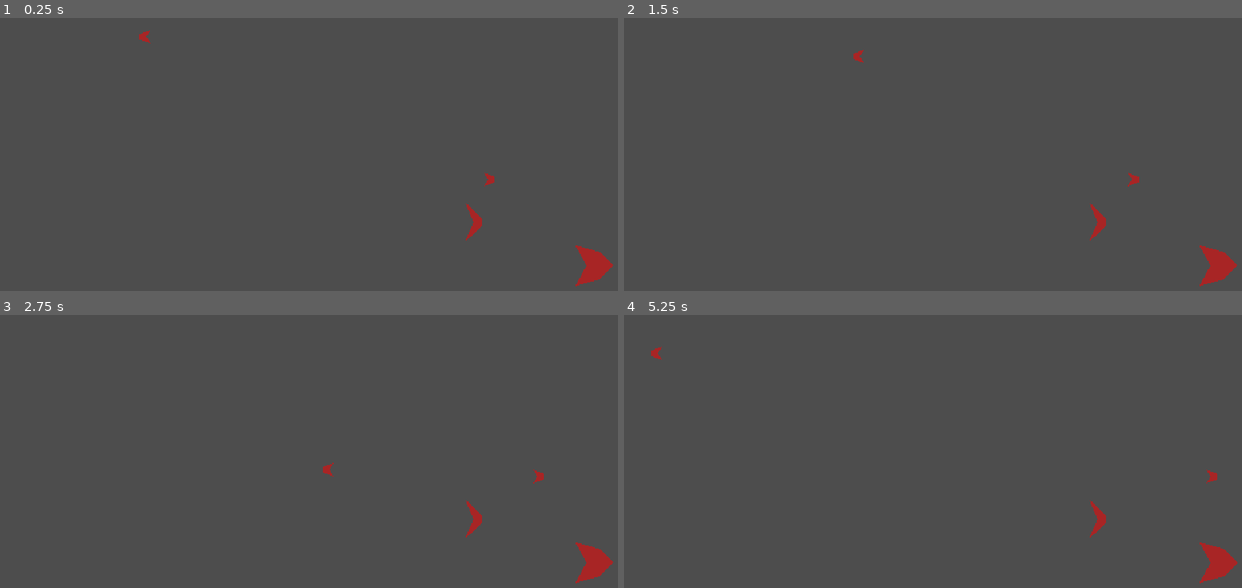
Above: before the commit, frames 1-4 (two rows, left to right).
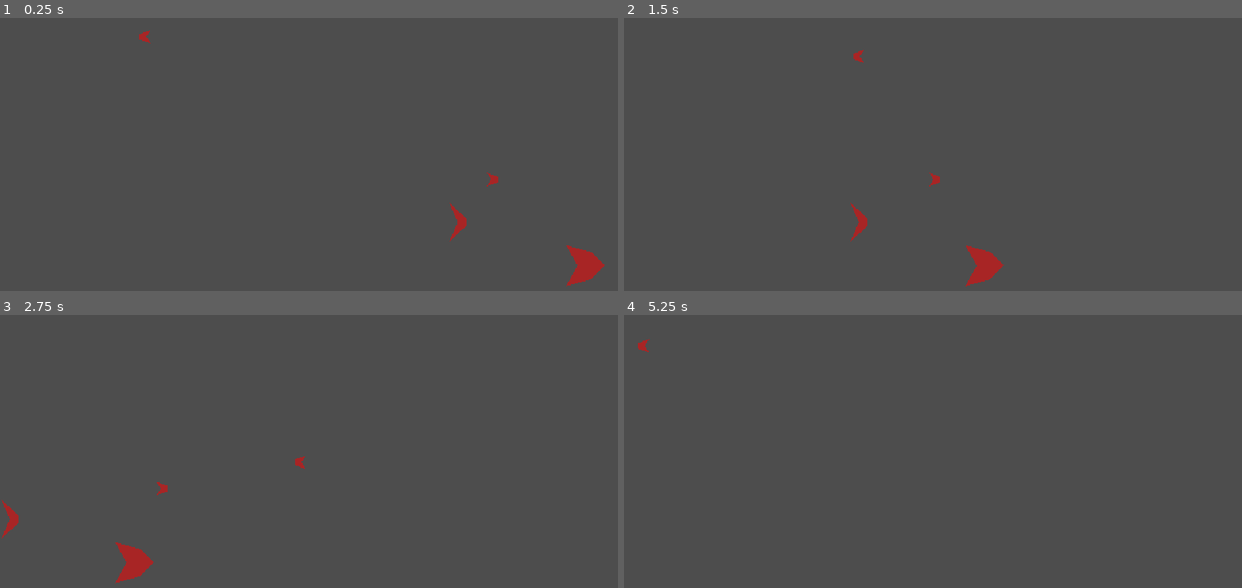
Above: after the commit, the same moments.

Repository: xorblo-doitus/Space-Shooter
Game: Godot game, scene res://src/playable_scenes/world.tscn
Two runs of this game, one before a commit and one after it. Both use one fixed random seed, a clock stepped at 60 frames per second and the inputs below.
Inputs:
- Up to frame 1 (0.25 s): no input
- Up to frame 2 (1.5 s): tap Enter (ui_accept) at 0.5, 0.77 s; hold Right (ui_right) 0.53-1.28 s; hold Down (ui_down) from 1.28 s (still down)
- Up to frame 3 (2.75 s): tap Enter (ui_accept) at 1.52 s; release Down (ui_down) at 2.03 s; hold Right (ui_right) from 2.03 s (still down)
- Up to frame 4 (5.25 s): release Right (ui_right) at 2.78 s; hold Up (ui_up) 2.78-3.53 s; tap Enter (ui_accept) at 3.02, 3.77, 4.52 s; hold Left (ui_left) 3.53-5.03 s; hold Down (ui_down) from 5.03 s (still down)

The runs differ from the first frame. In frame 1, 0.7% of the frame differs, in the area x 72-100%, y 56-99%; in frame 2, 1.3%; in frame 3, 1.4%, in the area x 0-100%, y 51-99%; in frame 4, 0.8%.
Error in both runs: Assertion failed: No damage source created (res://src/bullets/bullet.gd:25)

Commit message:
Added enemy auto despawn

Diff:
--- a/Z_helpers/testing_health_bar.gd
+++ b/Z_helpers/testing_health_bar.gd
@@ -18,7 +18,7 @@
 @onready var gradient = $Gradient
 
 func  _ready():
-	super._ready()
+	super()
 	update_gradient()
 
 
--- a/src/vessels/big_vessel.tscn
+++ b/src/vessels/big_vessel.tscn
@@ -4,4 +4,5 @@
 [ext_resource type="PackedScene" uid="uid://doen40yh523uc" path="res://src/weapons/big_gun.tscn" id="2_wxlvx"]
 
 [node name="BigVessel" instance=ExtResource("1_hhasl")]
+despawn_distance = 30
 default_weapon = ExtResource("2_wxlvx")
--- a/src/vessels/dude_vessel.tscn
+++ b/src/vessels/dude_vessel.tscn
@@ -3,3 +3,4 @@
 [ext_resource type="PackedScene" uid="uid://byx501vlsif2o" path="res://src/vessels/enemy_vessel.tscn" id="1_xlsk0"]
 
 [node name="DudeVessel" instance=ExtResource("1_xlsk0")]
+despawn_distance = 30
--- /dev/null
+++ b/src/vessels/enemy_vessel.gd
@@ -0,0 +1,24 @@
+extends Vessel
+class_name EnemyVessel
+
+## The base script for enemies
+
+## The distance in pixel the enemy will despawn when leaving on the LEFT side of the screen.
+@export_range(0, 100, 1, "show_slider", "or_greater", "suffix:px") var despawn_distance: int = 0:
+	set(new):
+		despawn_distance = -abs(new)
+
+
+func _ready():
+	assert(despawn_distance, "Despawn distance has not been set on " + name)
+	super()
+
+
+func _physics_process(delta):
+	super(delta)
+	if position.x < despawn_distance:
+		despawn()
+
+
+func despawn() -> void:
+	queue_free()
--- a/src/vessels/enemy_vessel.tscn
+++ b/src/vessels/enemy_vessel.tscn
@@ -1,6 +1,9 @@
-[gd_scene load_steps=2 format=3 uid="uid://byx501vlsif2o"]
+[gd_scene load_steps=3 format=3 uid="uid://byx501vlsif2o"]
 
 [ext_resource type="PackedScene" uid="uid://co15xrqex8muw" path="res://src/vessels/vessel.tscn" id="1_5gvvp"]
+[ext_resource type="Script" path="res://src/vessels/enemy_vessel.gd" id="2_ph6qp"]
 
 [node name="EnemyVessel" instance=ExtResource("1_5gvvp")]
+script = ExtResource("2_ph6qp")
 firing = true
+direction = Vector2(-1, 0)
--- a/src/vessels/player_vessel.gd
+++ b/src/vessels/player_vessel.gd
@@ -2,15 +2,15 @@
 
 func _ready() -> void:
 	$Pivot.scale.x = -1
-	super._ready()
+	super()
 
 func _physics_process(delta) -> void:
 #	health = max_health
 	direction = Vector2(Input.get_axis("ui_left", "ui_right"), Input.get_axis("ui_up", "ui_down"))
 	firing = Input.is_action_pressed("ui_accept")
-	super._physics_process(delta)
+	super(delta)
 
 
 func install_weapon(new_weapon: Weapon) -> void:
 	new_weapon.flip()
-	super.install_weapon(new_weapon)
+	super(new_weapon)
--- a/src/vessels/spammer_vessel.tscn
+++ b/src/vessels/spammer_vessel.tscn
@@ -4,4 +4,5 @@
 [ext_resource type="PackedScene" uid="uid://dkovbqata6802" path="res://src/weapons/machine_gun.tscn" id="2_e2hjy"]
 
 [node name="SpammerVessel" instance=ExtResource("1_xlsk0")]
+despawn_distance = 30
 default_weapon = ExtResource("2_e2hjy")
